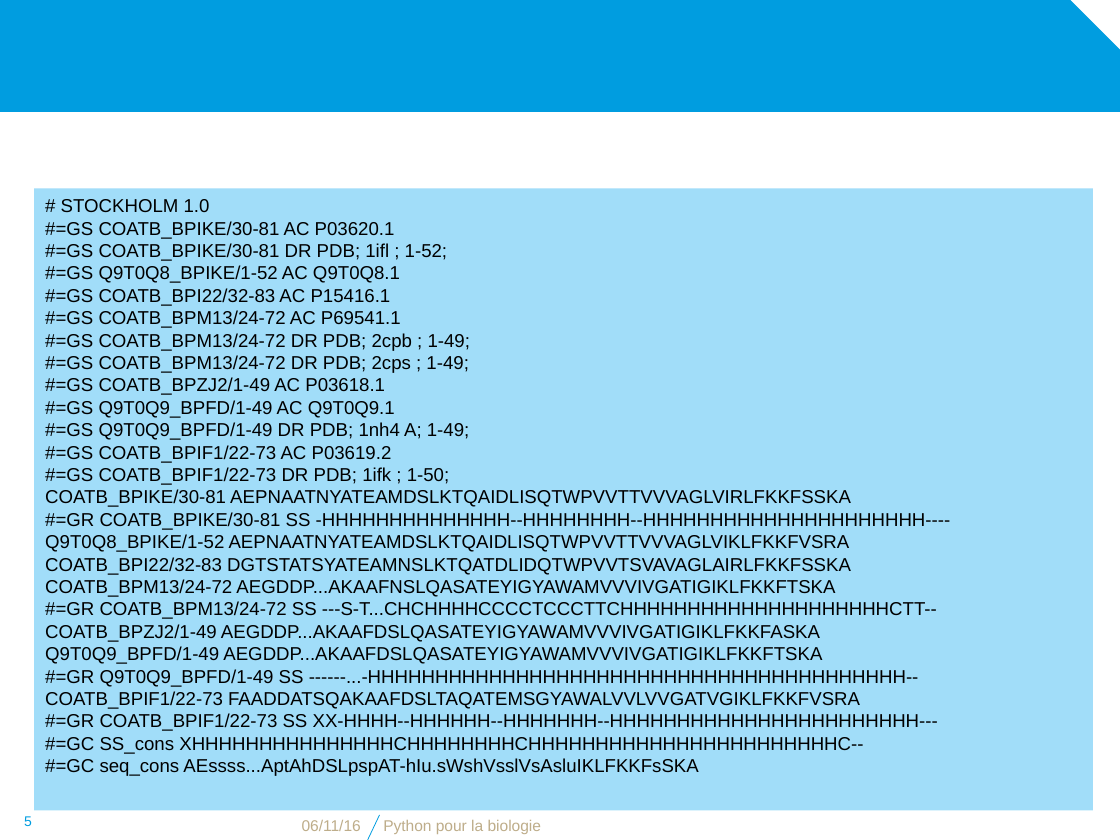
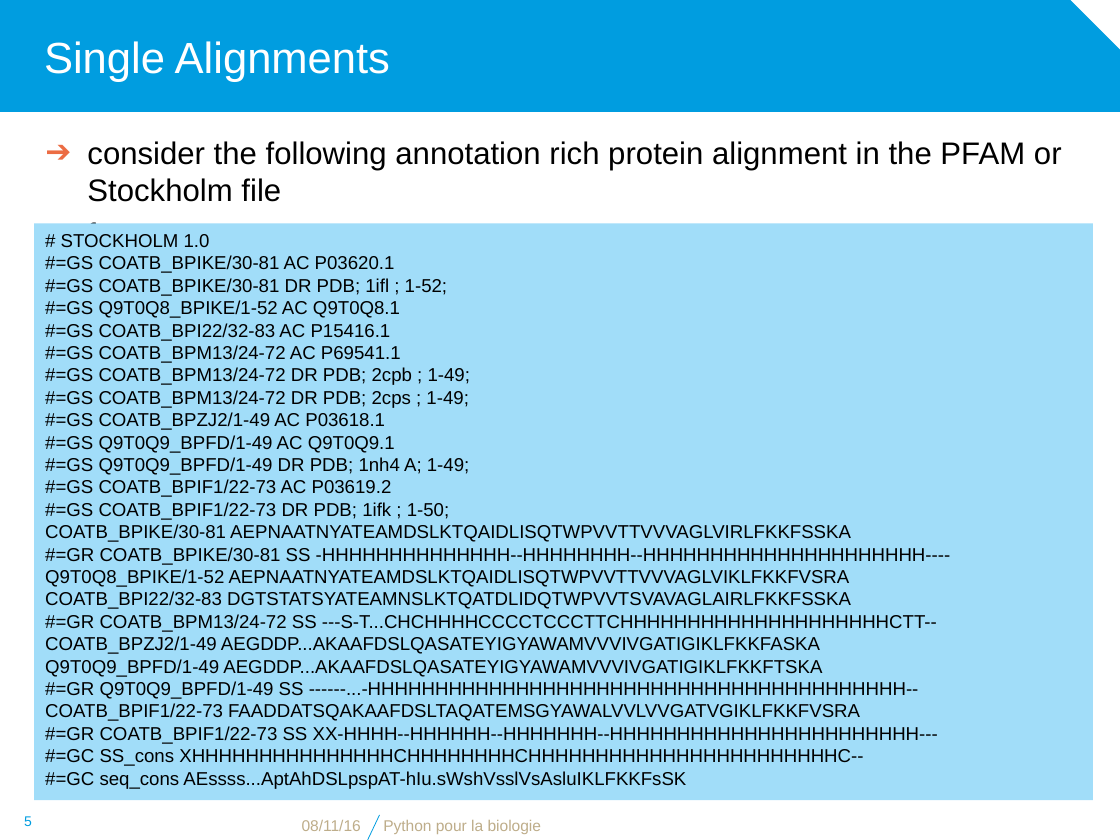
Before and after one commit to bdartigues/python_cnrs_formation, a slide deck: slide 5 of slides/python_biopython_Multiple_alignment.pptx. Drawn at 1120x840 pixels with LibreOffice and Linux fonts; fonts in the diff are those of the drawing; background and template pictures are left out. Boxes give left, top, right and bottom in pixels: in the first picture for what was removed or moved away, otherwise in the second. Text is boxed around its words. In the diff, an @@ line names an element or a change of style, - is before the commit and + after.

```diff
--- a/slides/python_biopython_Multiple_alignment.pptx
+++ b/slides/python_biopython_Multiple_alignment.pptx
@@ title added at (x1=44, y1=41, x2=390, y2=82), 28 pt, text #FFFFFF @@
+Single Alignments
@@ text added at (x1=87, y1=141, x2=1062, y2=202), 20 pt, text #000000 @@
+➔ consider the following annotation rich protein alignment in the PFAM or Stockholm file
+➔ format
@@ rectangle "# STOCKHOLM 1.0" resized from (x1=35, y1=188, x2=1093, y2=810) to (x1=35, y1=223, x2=1093, y2=800) @@
@@ text in rectangle at (x1=45, y1=579, x2=835, y2=597): paragraph removed @@
-COATB_BPM13/24-72 AEGDDP...AKAAFNSLQASATEYIGYAWAMVVVIVGATIGIKLFKKFTSKA
@@ text in rectangle at (x1=45, y1=771, x2=686, y2=789): text changed @@
-#=GC seq_cons AEssss...AptAhDSLpspAT-hIu.sWshVsslVsAsluIKLFKKFsSKA
+#=GC seq_cons AEssss...AptAhDSLpspAT-hIu.sWshVsslVsAsluIKLFKKFsSK
```
Also in this commit, not shown: 22 other slides changed, 3 other files.
